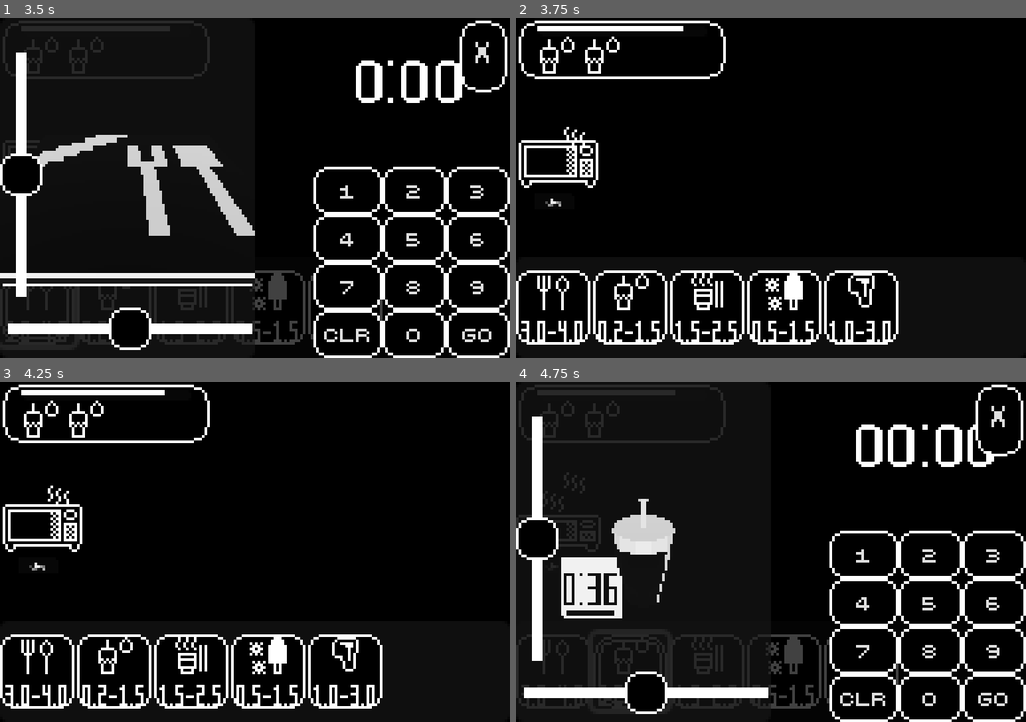
Above: before the commit, frames 1-4 (two rows, left to right).
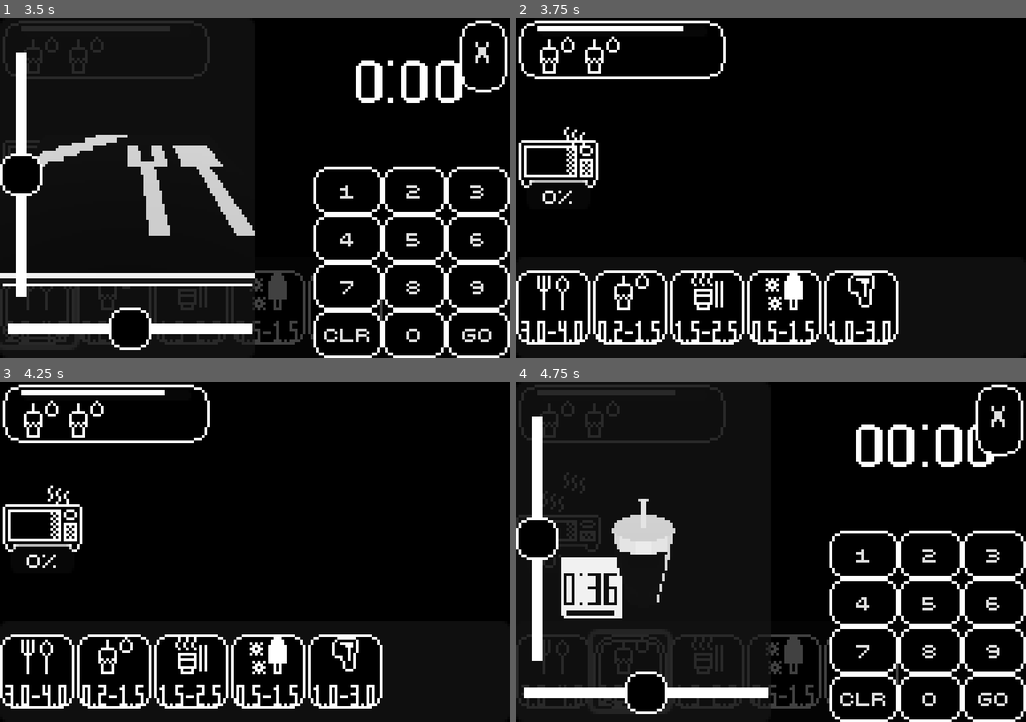
Above: after the commit, the same moments.

Repository: SpntKbrg/microwave-game
Game: Godot game, scene res://scenes/release/main_menu.tscn
The game is run twice, just before and just after one commit, with the same random seed, the same clock (stepped at 60 frames per second) and the same inputs.
Inputs (mouse positions are in pixels of both pictures, inside the frame that each line leads up to):
- Up to frame 1 (3.5 s): click "Start" at 0.5 s; click (107, 48) at 1.25 s; click (40, 147) at 2 s; click (35, 307) at 2.75 s
- Up to frame 2 (3.75 s): click "GO" at 3.5 s
- Up to frame 3 (4.25 s): no input
- Up to frame 4 (4.75 s): click (628, 671) at 4.27 s

Frame 1 is identical in both runs. In frame 2, 0.2% of the frame differs, in the area x 2-15%, y 47-56%; in frame 3, 0.2%; in frame 4, less than 0.1%.

Commit message:
fix progress bar

Diff:
--- a/assets/ui/main_theme.tres
+++ b/assets/ui/main_theme.tres
@@ -117,6 +117,8 @@
 HeaderLarge/font_sizes/font_size = 12
 Label/fonts/font = ExtResource("1_r315b")
 Panel/styles/panel = SubResource("StyleBoxFlat_7fqi6")
+ProgressBar/font_sizes/font_size = 5
+ProgressBar/fonts/font = ExtResource("5_ufljk")
 ProgressBar/styles/fill = SubResource("StyleBoxLine_gx6pb")
 StickerFont/base_type = &"Label"
 StickerFont/font_sizes/font_size = 8
--- a/scenes/release/microwave_toggle.tscn
+++ b/scenes/release/microwave_toggle.tscn
@@ -1,7 +1,8 @@
-[gd_scene load_steps=3 format=3 uid="uid://bqwtep1tixyat"]
+[gd_scene load_steps=4 format=3 uid="uid://bqwtep1tixyat"]
 
 [ext_resource type="Script" uid="uid://dg7k8mk2swktu" path="res://scripts/game/microwave_toggle.gd" id="1_02y5o"]
 [ext_resource type="PackedScene" uid="uid://d0c2vao5peyme" path="res://scenes/microwave_sprite.tscn" id="1_qmfg7"]
+[ext_resource type="Theme" uid="uid://cwt57yrv5fqbq" path="res://assets/ui/main_theme.tres" id="3_o04vi"]
 
 [node name="MicrowaveToggle" type="TextureButton" node_paths=PackedStringArray("microwave_timer", "microwave_progress", "anim_sprite")]
 custom_minimum_size = Vector2(32, 32)
@@ -15,11 +16,15 @@
 
 [node name="ui" type="Control" parent="."]
 layout_mode = 1
-anchor_left = 0.25
-anchor_top = 1.0625
-anchor_right = 0.25
-anchor_bottom = 1.0625
-scale = Vector2(0.25, 0.25)
+anchors_preset = 7
+anchor_left = 0.5
+anchor_top = 1.0
+anchor_right = 0.5
+anchor_bottom = 1.0
+offset_top = -4.0
+offset_bottom = -4.0
+grow_horizontal = 2
+grow_vertical = 0
 metadata/_edit_use_anchors_ = true
 
 [node name="progress" type="ProgressBar" parent="ui"]
@@ -27,11 +32,11 @@
 anchors_preset = 5
 anchor_left = 0.5
 anchor_right = 0.5
-offset_left = -5.0
-offset_right = 55.0
-offset_bottom = 27.0
+offset_left = -12.0
+offset_right = 12.0
+offset_bottom = 14.0
 grow_horizontal = 2
-theme_override_font_sizes/font_size = 16
+theme = ExtResource("3_o04vi")
 metadata/_edit_use_anchors_ = true
 
 [node name="microwave_timer" type="Timer" parent="."]
